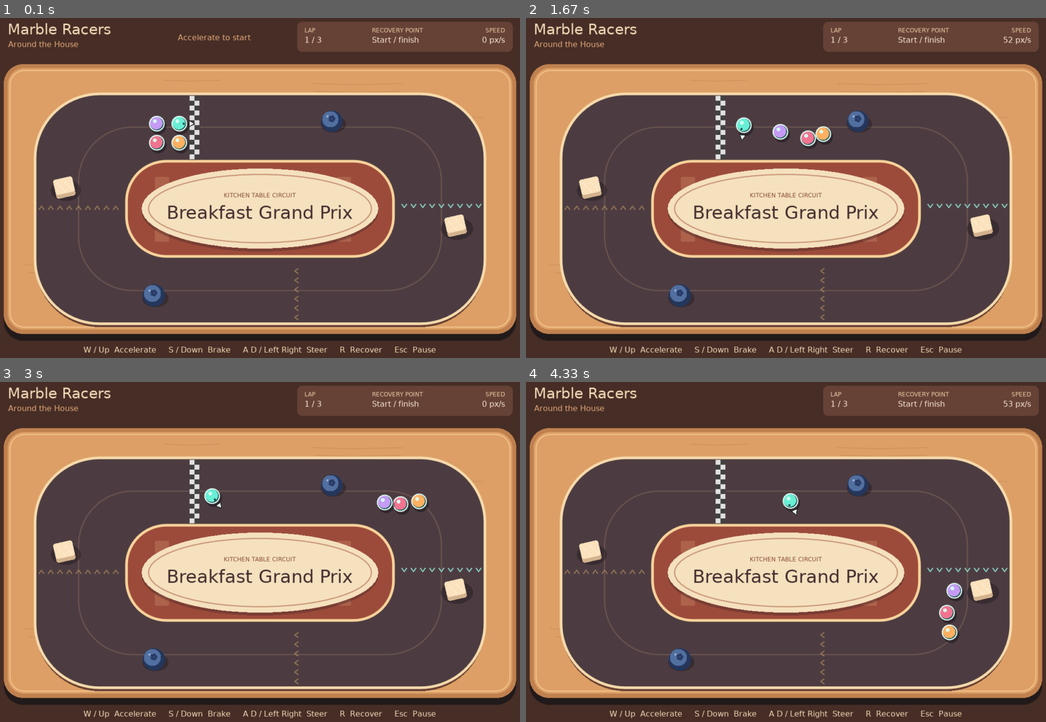
Above: before the commit, frames 1-4 (two rows, left to right).
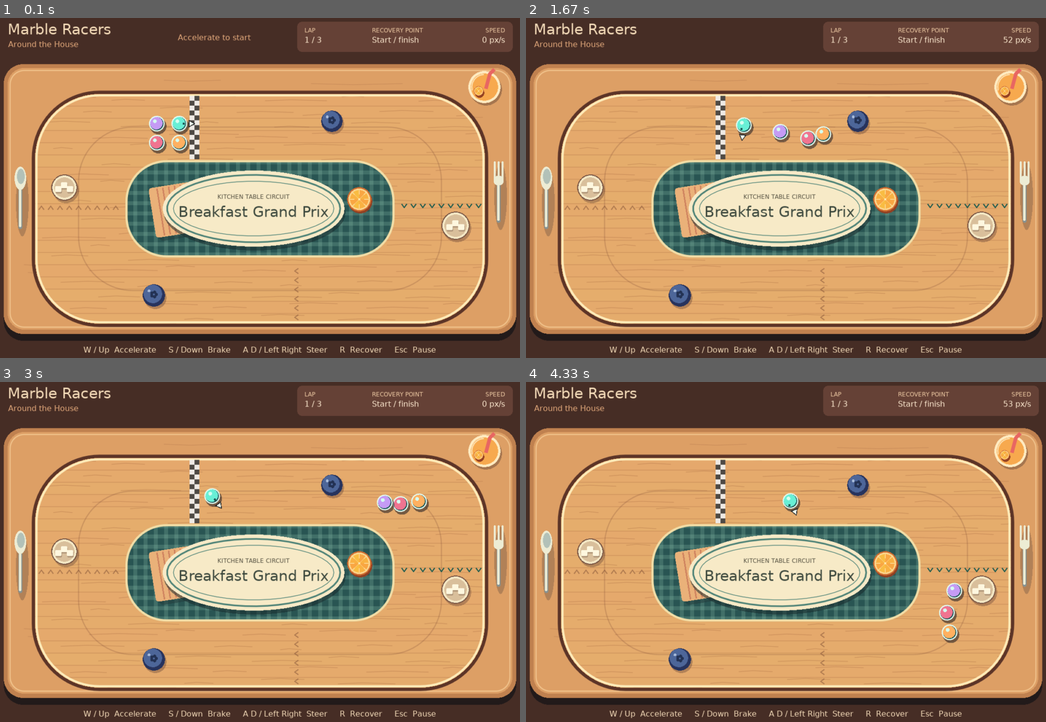
Above: after the commit, the same moments.

Repository: markmcmillan596-cpu/marple-racers
Game: LÖVE game, started from main.lua
Two runs of this game, one before a commit and one after it. Both use one fixed random seed, a clock stepped at 60 frames per second and the inputs below.
Inputs:
- Up to frame 1 (0.1 s): no input
- Up to frame 2 (1.67 s): tap W at 0.33 s; hold Right 0.67-1.13 s; hold Up 1.17-1.47 s; hold Right from 1.5 s (still down)
- Up to frame 3 (3 s): release Right at 1.97 s; hold Left 2-2.53 s; hold Down 2.57-2.87 s; hold Left from 2.9 s (still down)
- Up to frame 4 (4.33 s): release Left at 3.3 s; hold Up 3.33-3.7 s; hold Right from 3.73 s (still down)

The runs differ from the first frame. In frame 1, 53% of the frame differs, in the area x 2-98%, y 14-92%; in frame 2, 53%; in frame 3, 53%; in frame 4, 53%.

Commit message:
M05: Build the dressed kitchen table circuit

Diff:
--- /dev/null
+++ b/assets/kitchen/art.lua
@@ -0,0 +1,199 @@
+-- Original, resolution-independent breakfast art drawn with LÖVE primitives.
+local Art = {}
+local g = love.graphics
+
+local function ink(r, green, b, alpha)
+    g.setColor(r / 255, green / 255, b / 255, alpha or 1)
+end
+
+local function rounded(mode, rect, inset)
+    inset = inset or 0
+    g.rectangle(mode, rect.x + inset, rect.y + inset, rect.w - 2 * inset,
+        rect.h - 2 * inset, rect.corner - inset, rect.corner - inset, 72)
+end
+
+function Art.drawWood(track)
+    local outer = track.outer
+    ink(92, 52, 39)
+    g.setLineWidth(13)
+    rounded("line", outer)
+    ink(220, 158, 99)
+    rounded("fill", outer)
+
+    -- Keep grain inside the curved course edge. The parallel strips make
+    -- the grain visible at a reduced resolution without obscuring racers.
+    g.stencil(function() rounded("fill", outer) end, "replace", 1)
+    g.setStencilTest("equal", 1)
+    for row = 0, 19 do
+        local y = outer.y + row * 25
+        ink(250, 195 + row * 7 % 19, 133, 0.28)
+        g.rectangle("fill", outer.x, y, outer.w, 25)
+        ink(140, 77, 46, 0.26)
+        g.setLineWidth(1)
+        g.line(outer.x, y, outer.x + outer.w, y)
+        for grain = 1, 6 do
+            local x = outer.x + (row * 391 + grain * 157) % outer.w
+            local gy = y + 4 + (row * 6 + grain * 9) % 17
+            local length = 38 + (row * 13 + grain * 29) % 110
+            g.line(x, gy, x + length * 0.42, gy - 2, x + length, gy)
+        end
+    end
+    g.setStencilTest()
+    ink(255, 236, 186)
+    g.setLineWidth(4)
+    rounded("line", outer, 3)
+    ink(108, 61, 44, 0.22)
+    g.setLineWidth(2)
+    rounded("line", track.centerline)
+end
+
+local function infield(mode, track)
+    if track.infield then
+        g.polygon(mode, track.infield)
+    else
+        rounded(mode, track.island)
+    end
+end
+
+function Art.drawInfield(track)
+    ink(41, 85, 83)
+    infield("fill", track)
+    g.stencil(function() infield("fill", track) end, "replace", 1)
+    g.setStencilTest("equal", 1)
+    ink(143, 198, 174, 0.23)
+    for row = 0, 9 do
+        g.rectangle("fill", 270, 305 + row * 21, 560, 8)
+    end
+    for column = 0, 26 do
+        g.rectangle("fill", 270 + column * 21, 305, 8, 205)
+    end
+    g.setStencilTest()
+    ink(242, 222, 167)
+    g.setLineWidth(4)
+    infield("line", track)
+end
+
+local function citrus(x, y, radius)
+    ink(146, 64, 34)
+    g.circle("fill", x + 2, y + 4, radius)
+    ink(208, 108, 47)
+    g.circle("fill", x, y, radius)
+    ink(252, 213, 140)
+    g.circle("fill", x, y, radius * 0.89)
+    for wedge = 0, 7 do
+        local angle = wedge * math.pi / 4
+        ink(249, 166 + (wedge % 3) * 11, 66)
+        g.arc("fill", "pie", x, y, radius * 0.76, angle + 0.05, angle + math.pi / 4 - 0.05)
+    end
+    ink(255, 234, 177)
+    g.circle("fill", x, y, radius * 0.10)
+end
+
+local function cutlery(x, y, fork)
+    ink(63, 50, 49, 0.28)
+    g.ellipse("fill", x + 4, y + 10, 13, 69)
+    ink(135, 146, 145)
+    g.rectangle("fill", x - 4, y - 18, 8, 82, 4)
+    ink(237, 236, 212)
+    g.rectangle("fill", x - 3, y - 20, 5, 80, 3)
+    if fork then
+        g.rectangle("fill", x - 10, y - 32, 20, 19, 7)
+        for tine = -1, 1 do
+            g.rectangle("fill", x + tine * 8 - 2, y - 62, 4, 36, 2)
+        end
+    else
+        g.ellipse("fill", x, y - 40, 12, 24)
+        ink(178, 193, 184)
+        g.ellipse("fill", x + 1, y - 44, 8, 16)
+    end
+end
+
+function Art.drawDecor(prop, track, fonts)
+    local x, y = prop.x, prop.y
+    if prop.kind == "napkin" then
+        g.push()
+        g.translate(x, y)
+        g.rotate(-0.16)
+        ink(35, 60, 61, 0.55)
+        g.rectangle("fill", -45, -43, 100, 103, 8)
+        ink(234, 177, 121)
+        g.rectangle("fill", -51, -51, 100, 103, 6)
+        ink(189, 100, 79, 0.6)
+        for i = -35, 37, 12 do
+            g.rectangle("fill", i, -48, 3, 97)
+        end
+        ink(253, 223, 170)
+        g.polygon("fill", 49, 27, 26, 51, 49, 51)
+        g.pop()
+    elseif prop.kind == "saucer" then
+        ink(23, 42, 43, 0.55)
+        g.ellipse("fill", x + 2, y + 8, 186, 78)
+        ink(247, 234, 199)
+        g.ellipse("fill", x, y, 186, 78)
+        ink(79, 131, 119)
+        g.setLineWidth(3)
+        g.ellipse("line", x, y, 177, 69)
+        g.setLineWidth(1)
+        g.ellipse("line", x, y, 164, 56)
+        ink(83, 79, 63)
+        g.setFont(fonts.small)
+        g.printf(string.upper(track.location), x - 170, y - 32, 340, "center")
+        ink(60, 72, 61)
+        g.setFont(fonts.large)
+        g.printf(track.title, x - 181, y - 11, 362, "center")
+    elseif prop.kind == "orange" then
+        citrus(x, y, prop.radius)
+    elseif prop.kind == "juice" then
+        ink(79, 54, 43, 0.40)
+        g.circle("fill", x + 3, y + 5, prop.radius)
+        ink(255, 235, 193)
+        g.circle("fill", x, y, prop.radius)
+        ink(247, 169, 78)
+        g.circle("fill", x, y, prop.radius - 5)
+        g.setLineWidth(7)
+        ink(232, 102, 98)
+        g.line(x + 3, y + 3, x + 11, y - 27, x + 20, y - 36)
+        citrus(x - 12, y + 8, 10)
+        ink(255, 249, 220, 0.70)
+        g.setLineWidth(2)
+        g.arc("line", "open", x, y, prop.radius - 7, 2.9, 4.65)
+    else
+        cutlery(x, y, prop.kind == "fork")
+    end
+end
+
+function Art.drawSolid(prop)
+    local x, y, r = prop.x, prop.y, prop.radius
+    ink(81, 50, 43, 0.34)
+    g.circle("fill", x + 3, y + 5, r)
+    if prop.kind == "blueberry" then
+        ink(39, 51, 93)
+        g.circle("fill", x, y, r)
+        ink(77, 102, 153)
+        g.circle("fill", x - 2, y - 3, r - 4)
+        ink(35, 50, 84)
+        for petal = 1, 5 do
+            local angle = petal * math.pi * 2 / 5
+            g.circle("fill", x + 5 * math.cos(angle), y - 2 + 5 * math.sin(angle), 3.5)
+        end
+        ink(170, 189, 219)
+        g.circle("fill", x - r * 0.43, y - r * 0.41, 3)
+    else
+        ink(118, 83, 67)
+        g.circle("fill", x, y, r)
+        ink(245, 233, 198)
+        g.circle("fill", x, y, r - 2)
+        ink(217, 191, 155)
+        g.circle("fill", x, y, r - 6)
+        for piece = 1, 3 do
+            local px = x - 12 + (piece - 1) * 12
+            local py = y - 5 + (piece % 2) * 8
+            ink(177, 151, 122)
+            g.rectangle("fill", px - 6, py - 4, 13, 13, 2)
+            ink(254, 247, 223)
+            g.rectangle("fill", px - 7, py - 6, 13, 12, 2)
+        end
+    end
+end
+
+return Art
--- a/main.lua
+++ b/main.lua
@@ -1,13 +1,19 @@
 local Game = require("src.game")
 local Renderer = require("src.renderer")
-local track = require("tracks.breakfast")
+local track = require("tracks.kitchen")
 
 local game
 local view
 
-function love.load()
+function love.load(arguments)
     love.keyboard.setKeyRepeat(false)
-    game = Game.newRace(track)
+    local course = track
+    for _, option in ipairs(arguments) do
+        if option == "--classic" then
+            course = require("tracks.breakfast")
+        end
+    end
+    game = Game.newRace(course)
     view = Renderer.new()
 end
 
--- a/src/renderer.lua
+++ b/src/renderer.lua
@@ -1,3 +1,5 @@
+local KitchenArt = require("assets.kitchen.art")
+
 local Renderer = {}
 Renderer.__index = Renderer
 
@@ -55,7 +57,7 @@
     panel("line", 39, 121, 1022, 526, 29)
 end
 
-local function drawGate(gate, finish, active)
+local function drawGate(gate, finish, active, kitchen)
     local dx, dy = gate.bx - gate.ax, gate.by - gate.ay
     local half = math.sqrt(dx * dx + dy * dy) / 2
     g.push()
@@ -72,7 +74,11 @@
             end
         end
     else
-        if active then
+        if kitchen and active then
+            color(22, 88, 77)
+        elseif kitchen then
+            color(116, 68, 45, 0.47)
+        elseif active then
             color(143, 221, 205, 0.95)
         else
             color(246, 198, 117, 0.42)
@@ -116,8 +122,7 @@
     end
 end
 
-function Renderer:drawTrack(game)
-    local track = game.track
+function Renderer:drawPlaceholder(track)
     color(103, 63, 49)
     panel("fill", track.outer.x, track.outer.y + 7, track.outer.w, track.outer.h, track.outer.corner)
     color(76, 60, 65)
@@ -144,12 +149,36 @@
     end
     self:drawPlate(track)
 
-    for index, gate in ipairs(track.gates) do
-        drawGate(gate, index == 1, not game.progress.finished and game.progress.nextGateIndex == index)
-    end
     for _, prop in ipairs(track.obstacles) do
         drawObstacle(prop)
     end
+end
+
+-- Cache the scenery once. Gates and racers are drawn separately each frame.
+function Renderer:prepareScenery(track)
+    if self.cachedTrack == track then
+        return
+    end
+    self.scenery = self.scenery or g.newCanvas(WIDTH, HEIGHT, { dpiscale = 1 })
+    g.push("all")
+    g.setCanvas({ self.scenery, stencil = true })
+    g.origin()
+    g.clear(0, 0, 0, 1)
+    self:drawTable()
+    if track.theme == "kitchen" then
+        KitchenArt.drawWood(track)
+        KitchenArt.drawInfield(track)
+        for _, prop in ipairs(track.decorations) do
+            KitchenArt.drawDecor(prop, track, self)
+        end
+        for _, prop in ipairs(track.obstacles) do
+            KitchenArt.drawSolid(prop)
+        end
+    else
+        self:drawPlaceholder(track)
+    end
+    g.pop()
+    self.cachedTrack = track
 end
 
 function Renderer:drawPlate(track)
@@ -244,14 +273,19 @@
 end
 
 function Renderer:draw(game)
+    self:prepareScenery(game.track)
     local w, h = g.getDimensions()
     local scale = math.min(w / WIDTH, h / HEIGHT)
     g.clear(0.12, 0.09, 0.10)
     g.push()
     g.translate((w - WIDTH * scale) / 2, (h - HEIGHT * scale) / 2)
     g.scale(scale)
-    self:drawTable()
-    self:drawTrack(game)
+    color(255, 255, 255)
+    g.draw(self.scenery)
+    for index, gate in ipairs(game.track.gates) do
+        drawGate(gate, index == 1, not game.progress.finished and game.progress.nextGateIndex == index,
+            game.track.theme == "kitchen")
+    end
     for index = #game.racers, 1, -1 do
         local racer = game.racers[index]
         drawMarble(racer.marble, marbleColors[index], racer.marble == game.player)
--- a/tests/ai_race.lua
+++ b/tests/ai_race.lua
@@ -1,7 +1,7 @@
 -- Run from the project root with lua tests/ai_race.lua.
 local Driver = require("src.ai_driver")
 local Game = require("src.game")
-local track = require("tracks.breakfast")
+local track = require((arg and arg[1]) or "tracks.kitchen")
 
 local FRAME = 1 / 60
 local STEP = 1 / 120
--- /dev/null
+++ b/tracks/kitchen.lua
@@ -0,0 +1,23 @@
+-- Dressed course. The placeholder in tracks/breakfast.lua retains its own art
+-- and remains selectable. Both layouts share the verified grid and race lines.
+local placeholder = require("tracks.breakfast")
+
+return setmetatable({
+    theme = "kitchen",
+    decorations = {
+        { kind = "napkin", x = 380, y = 405 },
+        { kind = "saucer", x = 537, y = 404 },
+        { kind = "orange", x = 753, y = 385, radius = 25 },
+        { kind = "juice", x = 1009, y = 155, radius = 33 },
+        { kind = "fork", x = 1038, y = 369 },
+        { kind = "spoon", x = 60, y = 382 },
+    },
+    -- Only these objects participate in physics. Their painted rims match
+    -- their collision circles. Decorative shadows extend beyond the rims.
+    obstacles = {
+        { shape = "circle", kind = "blueberry", x = 697, y = 225, radius = 22 },
+        { shape = "circle", kind = "sugar", x = 950, y = 439, radius = 29 },
+        { shape = "circle", kind = "blueberry", x = 333, y = 582, radius = 23 },
+        { shape = "circle", kind = "sugar", x = 150, y = 361, radius = 27 },
+    },
+}, { __index = placeholder })
